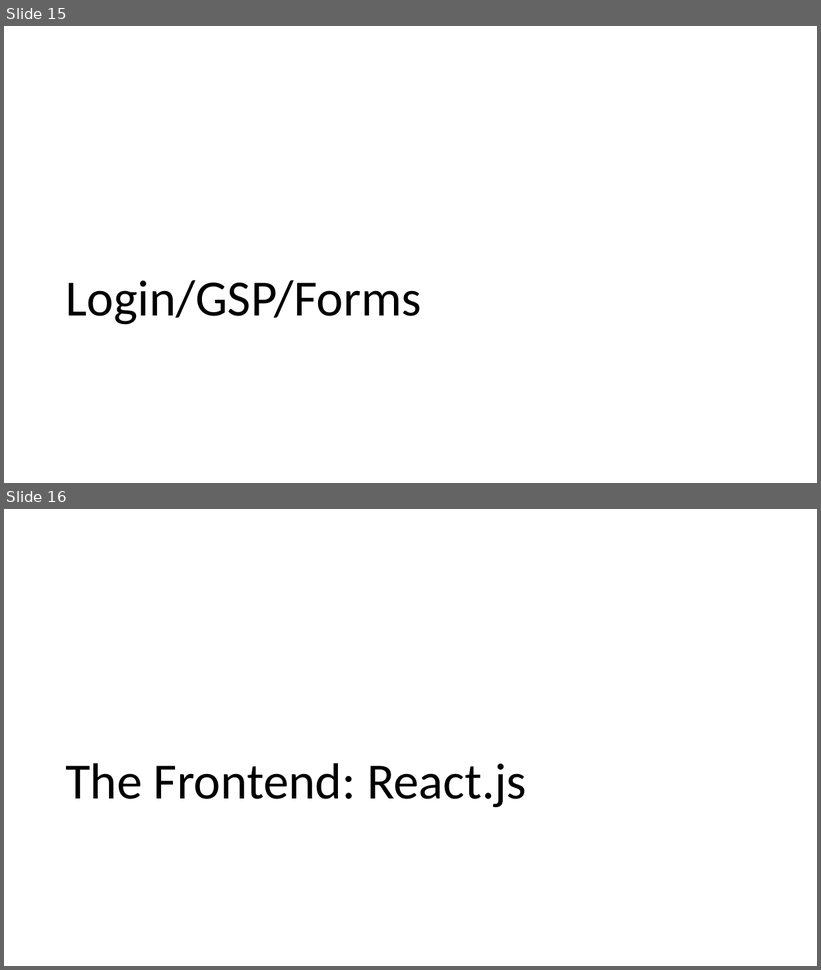
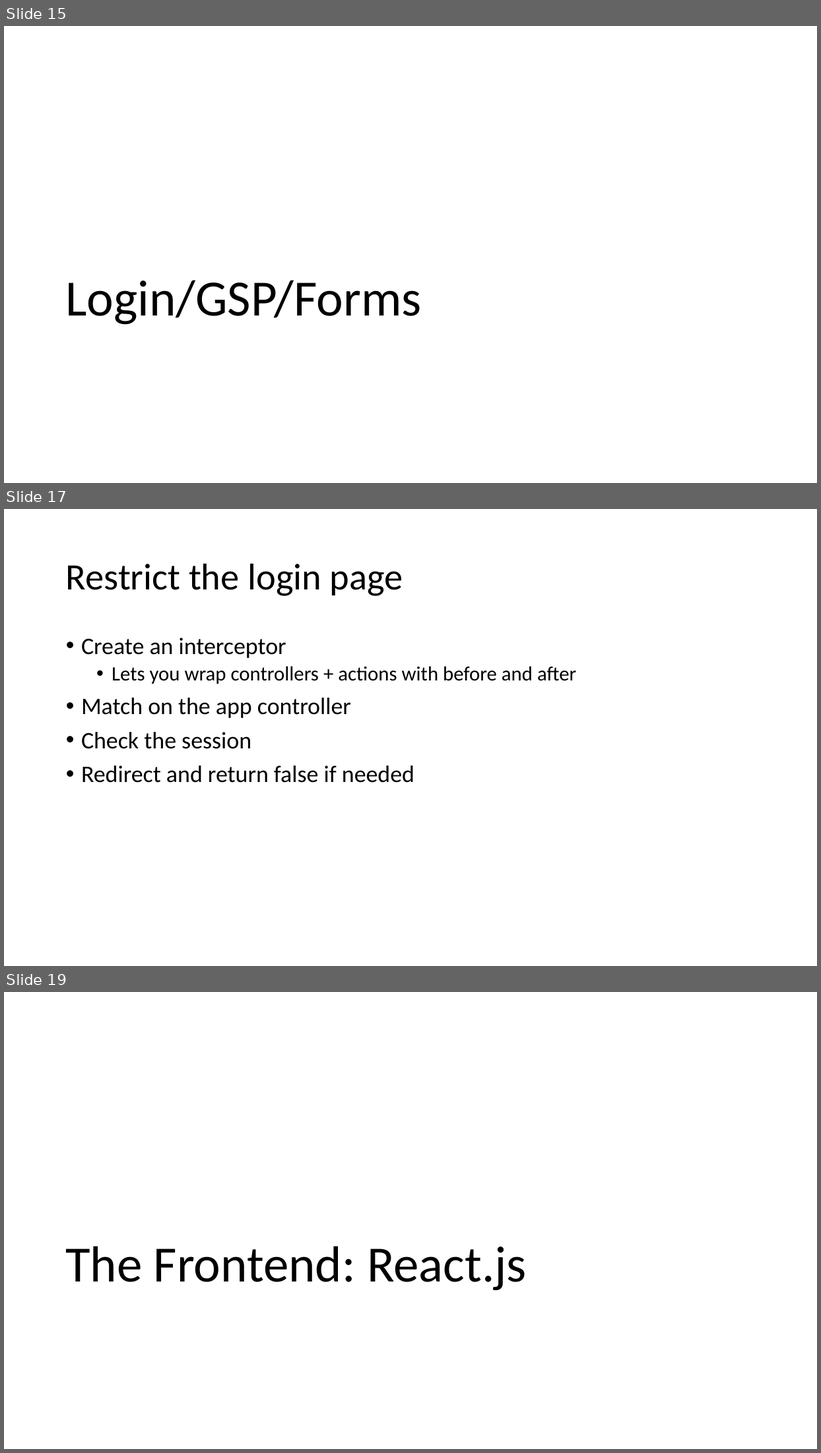
Before and after one commit to aibolit/SixOneFourEight, a slide deck: Presentation.pptx. Shown one above the other, each under a label of ours: slides 15 and 16 before the commit, slides 15, 17 and 19 after it; the slides between them are not shown. The pictures are 821x970 and 821x1453 pixels, drawn with LibreOffice and Linux fonts; fonts in the diff are those of the drawing. Boxes give left, top, right and bottom in pixels: in the first picture for what was removed or moved away, otherwise in the second. Text is boxed around its words. In the diff, an @@ line names an element or a change of style, - is before the commit and + after.

```diff
--- a/Presentation.pptx
+++ b/Presentation.pptx
@@ slide 17 added at (x1=4, y1=509, x2=817, y2=966), background #FFFFFF @@
@@ title added at (x1=66, y1=563, x2=403, y2=596), 44 pt, text #000000 @@
+Restrict the login page
@@ text added at (x1=81, y1=638, x2=576, y2=783), 28 pt, text #000000 @@
+• Create an interceptor
+  • Lets you wrap controllers + actions with before and after
+• Match on the app controller
+• Check the session
+• Redirect and return false if needed
@@ what was slide 16 is now slide 19 @@
```
Also in this commit, not shown: 5 other slides added, 3 other files.
